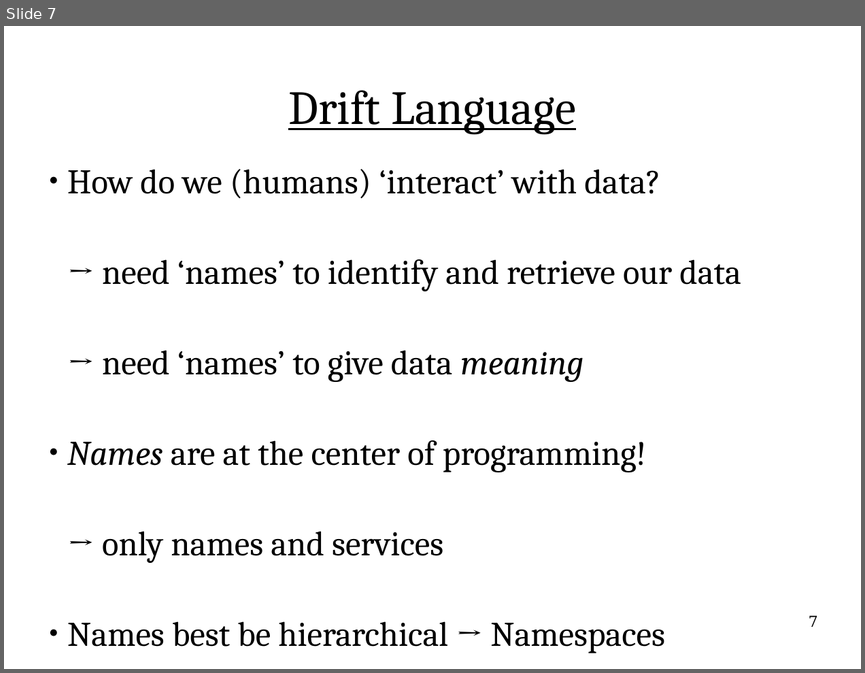
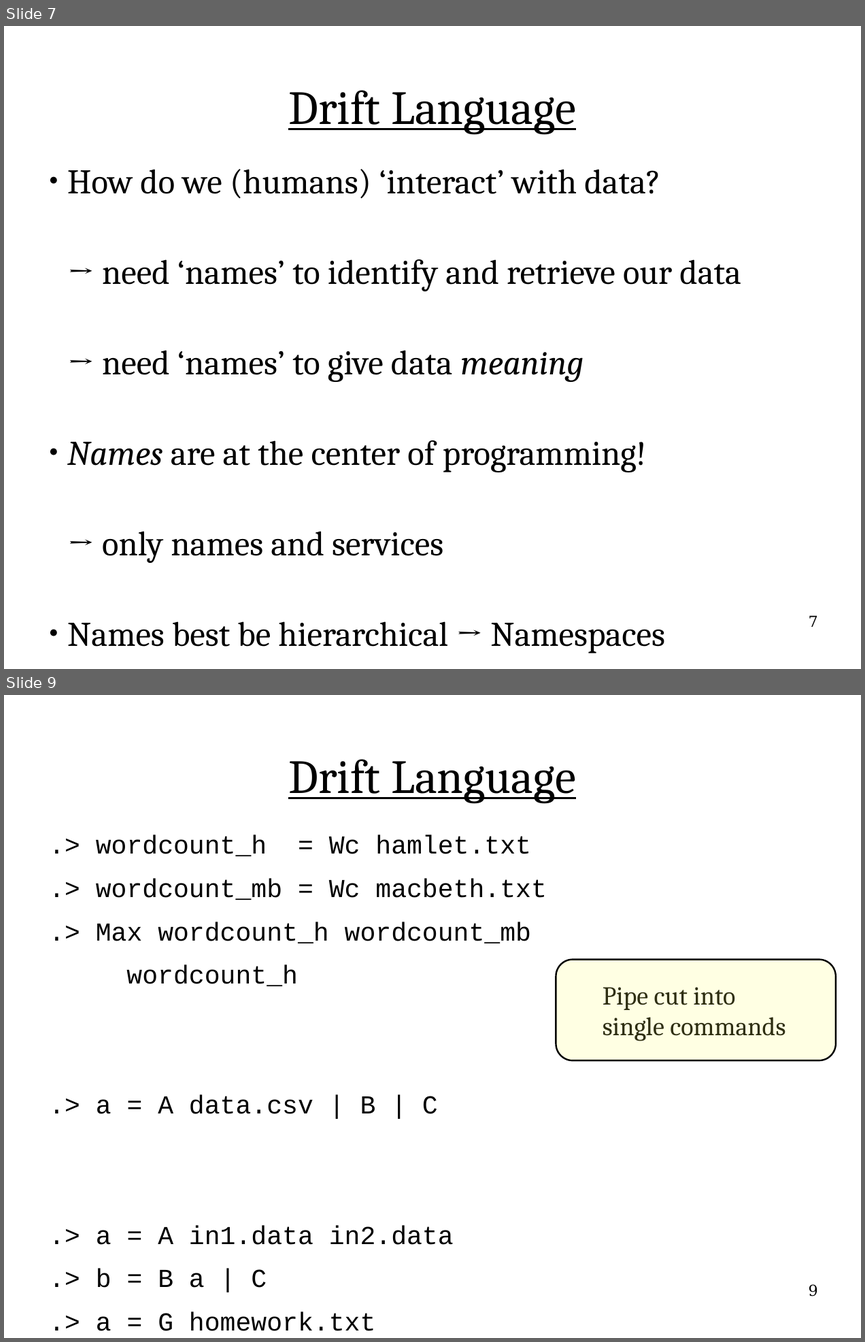
Before and after one commit to flange/drift-dev, a slide deck: presentation/hottopix/ht2.odp. Shown one above the other, each under a label of ours: slide 7 before the commit, slides 7 and 9 after it; the slides between them are not shown. The pictures are 865x673 and 865x1342 pixels, drawn with LibreOffice and Linux fonts; fonts in the diff are those of the drawing. Boxes give left, top, right and bottom in pixels: in the first picture for what was removed or moved away, otherwise in the second. Text is boxed around its words. In the diff, an @@ line names an element or a change of style, - is before the commit and + after.

```diff
--- a/presentation/hottopix/ht2.odp
+++ b/presentation/hottopix/ht2.odp
@@ slide 9 added at (4,695,861,1338), background #FFFFFF @@
@@ title added at (288,759,576,803), 44 pt, text #000000, underline @@
+Drift Language
@@ subtitle added at (96,835,547,1331), 24 pt, text #000000 @@
+.> wordcount_h = Wc hamlet.txt
+.> wordcount_mb = Wc macbeth.txt
+.> Max wordcount_h wordcount_mb
+wordcount_h
+.> a = A data.csv | B | C
+.> a = A in1.data in2.data
+.> b = B a | C
+.> a = G homework.txt
@@ rounded rectangle added at (556,960,836,1060), fill #FFFF66 at 18% opacity, outline #000000 1.5 pt @@
@@ text added at (602,987,785,1041), 24 pt, text #000000 @@
+Pipe cut into
+single commands
@@ page number added at (808,1284,818,1296), 14 pt, text #000000 @@
+9
```
Also in this commit, not shown: 1 slide changed, 31 other slides added, 1 slide removed, 3 other files.
